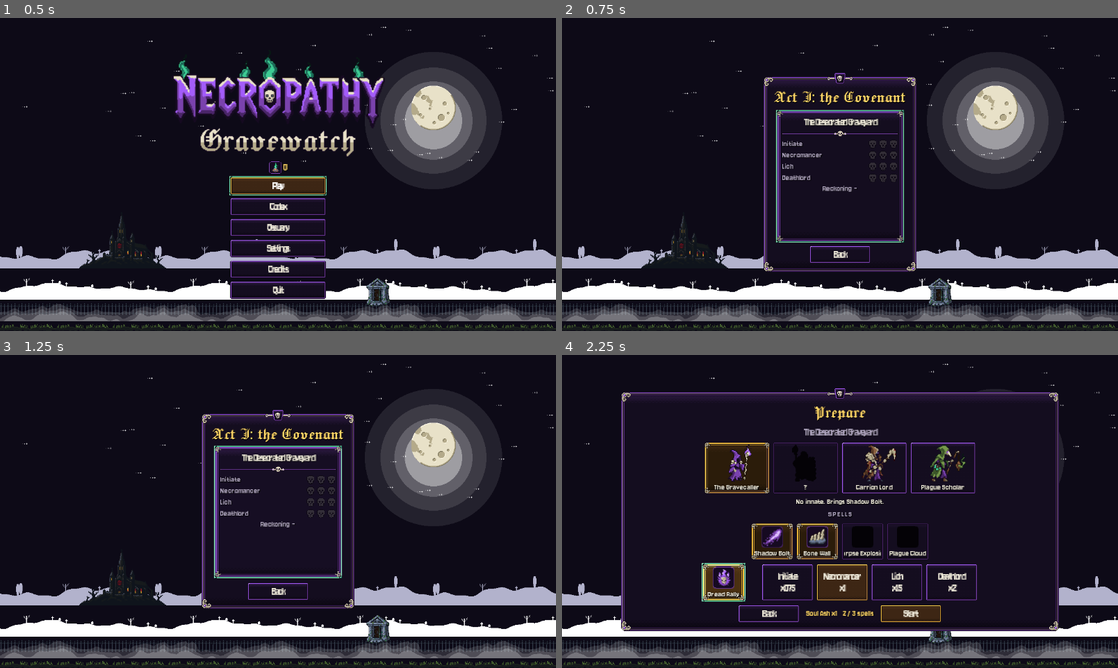
Above: before the commit, frames 1-4 (two rows, left to right).
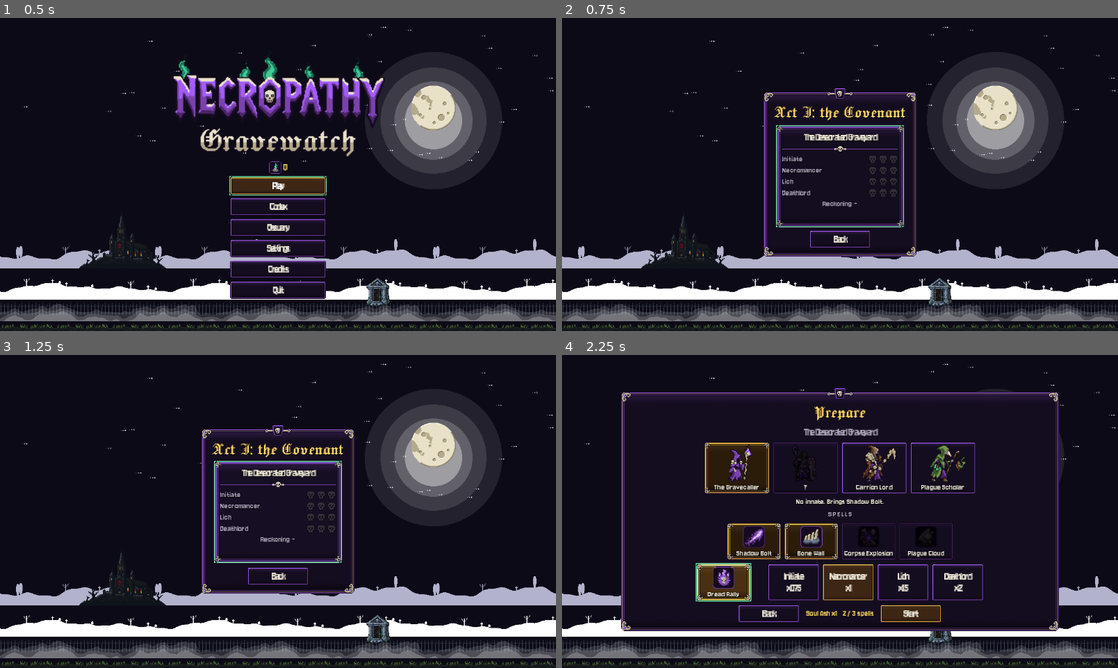
Above: after the commit, the same moments.

Repository: Smoketsu/Tower-Defence-Necropathy
Game: Godot game, scene res://scenes/main.tscn
The game is run twice, just before and just after one commit, with the same random seed, the same clock (stepped at 60 frames per second) and the same inputs.
Inputs (mouse positions are in pixels of both pictures, inside the frame that each line leads up to):
- Up to frame 1 (0.5 s): no input
- Up to frame 2 (0.75 s): click "Play" at 0.5 s
- Up to frame 3 (1.25 s): no input
- Up to frame 4 (2.25 s): click (840, 511) at 1.25 s; click (723, 583) at 2 s

Frame 1 is identical in both runs. In frame 2, 5.6% of the frame differs, in the area x 36-64%, y 17-82%; in frame 3, 5.7%; in frame 4, 3.4%.

Commit message:
Web-checked menus: compact build tiles, touch-size HUD buttons, deferred spot-menu rebuild, Ossuary fit, meta self-check
Claude-Session: https://claude.ai/code/session_011tHXK9x9pRNyPPU24vg3Po

Diff:
--- a/scripts/data/credits_data.gd
+++ b/scripts/data/credits_data.gd
@@ -42,4 +42,4 @@
 ## Pages (tab buttons): [page id, button word].
 const PAGES: Array = [["credits", "Credits"], ["licences", "Licences"]]  # TUNING (not in GDD)
 ## Size (px) of the scrolling text area.
-const AREA := Vector2(700.0, 380.0)  # TUNING (not in GDD)
+const AREA := Vector2(700.0, 340.0)  # TUNING (not in GDD)
--- a/scripts/data/menu_data.gd
+++ b/scripts/data/menu_data.gd
@@ -22,7 +22,7 @@
 const ROW_GAP: int = 10  # TUNING (not in GDD)
 
 ## Map select: size (px) of one map card.
-const MAP_CARD := Vector2(290.0, 300.0)  # TUNING (not in GDD)
+const MAP_CARD := Vector2(290.0, 230.0)  # TUNING (not in GDD)
 ## Size (px) of a skull mark on the map cards and results.
 const SKULL: float = 20.0  # TUNING (not in GDD)
 ## The 16 x 16 skull mark of the skull ratings (bone, tinted gold when earned).
@@ -33,10 +33,10 @@
 ## Pre-map setup: size (px) of a character tile, a spell / ultimate tile.
 const CHAR_TILE := Vector2(150.0, 118.0)  # TUNING (not in GDD)
 ## See CHAR_TILE.
-const SPELL_TILE := Vector2(96.0, 84.0)  # TUNING (not in GDD)
+const SPELL_TILE := Vector2(124.0, 84.0)  # TUNING (not in GDD)
 
 ## Ossuary: size (px) of an upgrade tile and of a mastery badge.
-const OSSUARY_TILE := Vector2(300.0, 104.0)  # TUNING (not in GDD)
+const OSSUARY_TILE := Vector2(300.0, 84.0)  # TUNING (not in GDD)
 ## See OSSUARY_TILE.
 const MASTERY_ICON: float = 40.0  # TUNING (not in GDD)
 
@@ -49,7 +49,7 @@
 ## Codex: tiles per row of the grid.
 const CODEX_COLUMNS: int = 8  # TUNING (not in GDD)
 ## Modulate of an entry not met yet (a dark silhouette, GDD §8.3).
-const SILHOUETTE: Color = Color(0.0, 0.0, 0.0, 0.8)  # TUNING (not in GDD)
+const SILHOUETTE: Color = Color(0.16, 0.12, 0.22, 1.0)  # TUNING (not in GDD)
 
 ## Settings tabs: [id, word].
 const SETTINGS_TABS: Array = [["audio", "Audio"], ["video", "Video"], ["controls", "Controls"], ["save", "Save"]]  # TUNING (not in GDD)
--- a/scripts/data/td_ui_data.gd
+++ b/scripts/data/td_ui_data.gd
@@ -41,3 +41,9 @@
 const BANNER_NEW: String = "violet"  # TUNING (not in GDD)
 ## See BANNER_NEW.
 const BANNER_BOSS: String = "crimson"  # TUNING (not in GDD)
+## Spot menu build tiles per row, and one tile's size (px).
+const MENU_COLUMNS: int = 3  # TUNING (not in GDD)
+## See MENU_COLUMNS.
+const MENU_TILE := Vector2(112.0, 82.0)  # TUNING (not in GDD)
+## Phones and tablets: top-bar and spell buttons are this much bigger (a thumb, GDD §9.3).
+const TOUCH_SCALE: float = 1.35  # TUNING (not in GDD)
--- a/scripts/ui/td/map_hints.gd
+++ b/scripts/ui/td/map_hints.gd
@@ -3,7 +3,8 @@
 ## selected EMPTY spot, the range ring of the tower class under the pointer /
 ## pad focus in the spot menu (SpotMenu.hover_id) and a soul-teal line to
 ## every tower a class buildable there would pair with (only the hovered
-## class's when one is hovered); plus the gamepad cursor ring (SpotCursor).
+## class's when one is hovered); a gold ring on the selected spot; the
+## gamepad cursor ring (SpotCursor).
 ## The selected tower's own ring and links stay TdGame's overlay. Textures
 ## only (range_ring / synergy_link masks), redrawn each frame while shown.
 class_name MapHints
@@ -42,6 +43,11 @@
 					draw_set_transform(s.position, d.angle(), Vector2.ONE)
 					draw_texture_rect(link, Rect2(Vector2(0, -4), Vector2(d.length(), 8)), true, Color(0.35, 0.95, 0.8, 0.9))
 					draw_set_transform(Vector2.ZERO, 0.0, Vector2.ONE)
+	if s != null and not game.over:
+		var sel := TdArt.texture("range_ring")  # The selected spot's gold ring (gold = selection).
+		if sel != null:
+			var q := TdRulesData.SPOT_PICK  # Ring radius (px).
+			draw_texture_rect(sel, Rect2(s.position - Vector2(q, q), Vector2(q, q) * 2.0), false, Color(1.0, 0.84, 0.4, 0.7))
 	if hud.cursor.active and not game.over:
 		var ring2 := TdArt.texture("range_ring")
 		if ring2 != null:
--- a/scripts/ui/td/ossuary_screen.gd
+++ b/scripts/ui/td/ossuary_screen.gd
@@ -88,8 +88,13 @@
 	col.size_flags_horizontal = Control.SIZE_EXPAND_FILL
 	col.add_theme_constant_override("separation", 0)
 	row.add_child(col)
-	col.add_child(UiTheme.tier_label(String(u["name"]), UiTheme.Tier.NAME, UiTheme.TEXT_GOLD if lv >= mx else UiTheme.TEXT))
-	col.add_child(UiTheme.tier_label("Lv %d / %d" % [lv, mx], UiTheme.Tier.BODY, UiTheme.TEXT_DIM))
+	var head := HBoxContainer.new()  # Name and level.
+	head.add_child(UiTheme.tier_label(String(u["name"]), UiTheme.Tier.NAME, UiTheme.TEXT_GOLD if lv >= mx else UiTheme.TEXT))
+	var lvl := UiTheme.tier_label("%d/%d" % [lv, mx], UiTheme.Tier.BODY, UiTheme.TEXT_DIM)
+	lvl.size_flags_horizontal = Control.SIZE_EXPAND_FILL
+	lvl.horizontal_alignment = HORIZONTAL_ALIGNMENT_RIGHT
+	head.add_child(lvl)
+	col.add_child(head)
 	col.add_child(UiTheme.para(String(u["desc"]), 150.0))
 	var b := Button.new()  # Buy.
 	b.set_meta("upgrade", id)
--- a/scripts/ui/td/prerun_setup.gd
+++ b/scripts/ui/td/prerun_setup.gd
@@ -113,6 +113,8 @@
 	var t := _tile(SpriteBank.texture(String(row["sprite"])), String(row["name"]) if open else "?", MenuData.CHAR_TILE, not open)
 	t.pressed.connect(_pick_character.bind(id))
 	t.disabled = not open
+	if not open:
+		t.tooltip_text = "Beat the boss of %s" % String(MapRegistry.get_map(String(row["unlock_after"]))["name"])
 	_tiles[id] = t
 	return t
 
--- a/scripts/ui/td/settings_screen.gd
+++ b/scripts/ui/td/settings_screen.gd
@@ -34,7 +34,7 @@
 		_tabs[t[0]] = button(tabs, String(t[1]), _show.bind(String(t[0])))
 	b.add_child(UiTheme.divider())
 	_page = VBoxContainer.new()
-	_page.custom_minimum_size = Vector2(MenuData.SETTINGS_LABEL_W + MenuData.SLIDER_W + 80.0, 300.0)
+	_page.custom_minimum_size = Vector2(MenuData.SETTINGS_LABEL_W + MenuData.SLIDER_W + 80.0, 260.0)
 	_page.add_theme_constant_override("separation", 8)
 	b.add_child(_page)
 	_show("audio")
--- a/scripts/ui/td/spot_menu.gd
+++ b/scripts/ui/td/spot_menu.gd
@@ -23,6 +23,8 @@
 var hover_id: String = ""
 ## True: the first button grabs the focus after each build (gamepad).
 var pad_focus: bool = false
+## True while a rebuild is queued for the end of the frame.
+var _pending: bool = false
 
 
 func _ready() -> void:
@@ -32,8 +34,18 @@
 
 
 ## Shows the menu for TdGame.selected (hides it when none), rebuilding it
-## when what it shows changed.
+## when what it shows changed. Deferred to the end of the frame, so a button
+## is never freed inside its own pressed signal.
 func refresh() -> void:
+	if not _pending:
+		_pending = true
+		_rebuild.call_deferred()
+
+
+func _rebuild() -> void:
+	_pending = false
+	if not is_inside_tree():
+		return
 	var s := game.selected  # The selected spot.
 	if s == null or game.over:
 		visible = false
@@ -64,7 +76,8 @@
 
 
 ## Puts the menu beside spot `s`, kept on screen, on the side (right, left,
-## below, above) that covers the fewest other spots (ties: that order).
+## below, above, then the diagonals) that covers the fewest other spots
+## (ties: that order).
 func _place(s: Spot) -> void:
 	if not is_instance_valid(s) or game.selected != s:
 		return
@@ -75,24 +88,39 @@
 	reset_size()
 	var off := TdUiData.MENU_OFFSET  # Gap from the spot.
 	var tries: Array[Vector2] = [Vector2(p.x + off, p.y - size.y * 0.5), Vector2(p.x - off - size.x, p.y - size.y * 0.5),
-		Vector2(p.x - size.x * 0.5, p.y + off), Vector2(p.x - size.x * 0.5, p.y - off - size.y)]  # Candidate top-left corners.
+		Vector2(p.x - size.x * 0.5, p.y + off), Vector2(p.x - size.x * 0.5, p.y - off - size.y),
+		Vector2(p.x + off, p.y + off), Vector2(p.x - off - size.x, p.y + off),
+		Vector2(p.x + off, p.y - off - size.y), Vector2(p.x - off - size.x, p.y - off - size.y)]  # Candidate top-left corners: sides, then diagonals.
 	var best := Vector2.ZERO  # Chosen corner.
 	var best_n := 1 << 30  # Spots it covers.
 	for c: Vector2 in tries:
-		var r := Rect2(Vector2(clampf(c.x, 4.0, vp.x - size.x - 4.0), clampf(c.y, TdUiData.TOP_BAR_H + 4.0, vp.y - size.y - 4.0)), size)  # On screen.
-		var n := 0  # Covered spots (the spot itself counts heavily).
+		var r := Rect2(Vector2(clampf(c.x, 4.0, vp.x - size.x - 4.0), clampf(c.y, TdUiData.TOP_BAR_H * TdHud._touch() + 4.0, vp.y - size.y - 4.0)), size)  # On screen.
+		var n := 0  # Covered spots (the spot itself counts heavily), plus the spell bar.
 		for o: Spot in game.spots:
 			if r.grow(pick).has_point(xf * o.position):
 				n += 1000 if o == s else 1
+		var bar_w := (TdUiData.SPELL_BUTTON + 8.0) * 6.0  # Room of the spell bar (up to five buttons and a gap).
+		if r.intersects(Rect2((vp.x - bar_w) * 0.5, vp.y - TdUiData.SPELL_BUTTON - TdUiData.SPELL_BAR_MARGIN * 2.0, bar_w, vp.y)):
+			n += 3
 		if n < best_n:
 			best_n = n
 			best = r.position
 	position = best
 	if pad_focus:
-		for c: Node in get_child(0).get_children():
-			if c is Button and not (c as Button).disabled:
-				(c as Button).grab_focus()
-				break
+		var first := _first_button(get_child(0))  # First enabled button.
+		if first != null:
+			first.grab_focus()
+
+
+## The first enabled Button under `n` (depth first), or null.
+func _first_button(n: Node) -> Button:
+	for c: Node in n.get_children():
+		if c is Button and not (c as Button).disabled:
+			return c as Button
+		var b := _first_button(c)
+		if b != null:
+			return b
+	return null
 
 
 ## A menu button with icon texture `tex`, text and callback.
@@ -113,24 +141,50 @@
 
 func _build_empty(box: VBoxContainer, s: Spot) -> void:
 	box.add_child(UiTheme.tier_label("Grave plot" if s.kind == "plot" else "Road post", UiTheme.Tier.LABEL, UiTheme.TEXT_DIM))
+	var grid := GridContainer.new()  # Compact tiles (icon, name, cost) so the menu covers few spots.
+	grid.columns = TdUiData.MENU_COLUMNS
+	grid.mouse_filter = Control.MOUSE_FILTER_IGNORE
+	box.add_child(grid)
 	for id: String in TowerData.ORDER:
 		var row: Dictionary = TowerData.TOWERS[id]
 		if String(row["spot"]) != s.kind:
 			continue
 		var joins := _would_join(id, s)  # Synergy names it would form here.
-		var text := "%s  %d" % [String(row["name"]), int(row["cost"])]  # Name and cost.
-		if not joins.is_empty():
-			text += "  + " + ", ".join(joins)
 		var can := game.economy.can_afford(int(row["cost"]))  # Affordable now.
-		var b := _button(box, SpriteBank.texture("icons/" + String(row["icon"])), text, _do_build.bind(s, id), "soul" if can else "")
-		_afford(b, can)
+		var b := Button.new()  # The tile.
+		b.custom_minimum_size = TdUiData.MENU_TILE
+		b.focus_mode = Control.FOCUS_ALL if pad_focus else Control.FOCUS_NONE
+		b.pressed.connect(_do_build.bind(s, id))
+		if can:
+			UiTheme.style_button(b, "button", "soul")
+		b.disabled = not can
+		var col := VBoxContainer.new()  # Icon, name, cost.
+		col.set_anchors_and_offsets_preset(Control.PRESET_FULL_RECT, Control.PRESET_MODE_MINSIZE, 3)
+		col.mouse_filter = Control.MOUSE_FILTER_IGNORE
+		col.add_theme_constant_override("separation", 0)
+		col.alignment = BoxContainer.ALIGNMENT_CENTER
+		b.add_child(col)
+		var ic := MenuScreen.icon_rect(SpriteBank.texture("icons/" + String(row["icon"])), TdUiData.MENU_ICON)
+		ic.size_flags_horizontal = Control.SIZE_SHRINK_CENTER
+		ic.modulate = Color.WHITE if can else Color(0.6, 0.6, 0.6)
+		col.add_child(ic)
+		var nm := UiTheme.tier_label(("+ " if not joins.is_empty() else "") + String(row["name"]), UiTheme.Tier.BODY, UiTheme.TEXT_GOLD if not joins.is_empty() else UiTheme.TEXT)
+		nm.horizontal_alignment = HORIZONTAL_ALIGNMENT_CENTER
+		nm.clip_text = true
+		col.add_child(nm)
+		var cost := UiTheme.tier_label(str(int(row["cost"])), UiTheme.Tier.BODY, MenuData.TEAL if can else MenuData.CRIMSON)
+		cost.horizontal_alignment = HORIZONTAL_ALIGNMENT_CENTER
+		col.add_child(cost)
 		b.mouse_entered.connect(func() -> void: hover_id = id)
 		b.focus_entered.connect(func() -> void: hover_id = id)
 		b.mouse_exited.connect(func() -> void: hover_id = "")
-		var hints: Array[String] = []  # Every synergy this class can join (tooltip).
+		var hints: Array[String] = [String(row["name"])]  # Name, then every synergy this class can join (tooltip).
+		if not joins.is_empty():
+			hints.append("Forms here: " + ", ".join(joins))
 		for sid: String in Synergies.hints_for(id):
 			hints.append(String(SynergyData.SYNERGIES[sid]["hint"]))
 		b.tooltip_text = "\n".join(hints)
+		grid.add_child(b)
 
 
 ## Enables `b` when affordable (soul-teal text), else dims it with a crimson cost.
--- a/scripts/ui/td/td_hud.gd
+++ b/scripts/ui/td/td_hud.gd
@@ -85,6 +85,11 @@
 	_refresh()
 
 
+## Size multiplier of the tappable HUD buttons (TdUiData.TOUCH_SCALE on phones / tablets).
+static func _touch() -> float:
+	return TdUiData.TOUCH_SCALE if TouchSupport.is_mobile() else 1.0
+
+
 ## An icon (TdArt role) as a TextureRect.
 func _icon(role: String) -> TextureRect:
 	var r := TextureRect.new()  # The icon.
@@ -101,7 +106,7 @@
 	b.text = text
 	b.icon = TdArt.texture(role) if role != "" else null
 	b.focus_mode = Control.FOCUS_NONE
-	b.custom_minimum_size = TdUiData.TOP_BUTTON
+	b.custom_minimum_size = TdUiData.TOP_BUTTON * _touch()
 	b.pressed.connect(cb)
 	return b
 
@@ -152,7 +157,7 @@
 		var b := SpellButton.new()  # One spell slot.
 		b.icon_key = String(SpellData.SPELLS[game.caster.loadout[i]]["icon"])
 		b.tooltip_text = String(SpellData.SPELLS[game.caster.loadout[i]]["name"])
-		b.custom_minimum_size = Vector2(TdUiData.SPELL_BUTTON, TdUiData.SPELL_BUTTON)
+		b.custom_minimum_size = Vector2(TdUiData.SPELL_BUTTON, TdUiData.SPELL_BUTTON) * _touch()
 		b.focus_mode = Control.FOCUS_NONE
 		b.pressed.connect(_arm.bind(i))
 		bar.add_child(b)
@@ -161,7 +166,7 @@
 	_ult.icon_key = String(SpellData.ULTIMATE["icon"])
 	_ult.tooltip_text = String(SpellData.ULTIMATE["name"])
 	_ult.is_ultimate = true
-	_ult.custom_minimum_size = Vector2(TdUiData.SPELL_BUTTON, TdUiData.SPELL_BUTTON)
+	_ult.custom_minimum_size = Vector2(TdUiData.SPELL_BUTTON, TdUiData.SPELL_BUTTON) * _touch()
 	_ult.focus_mode = Control.FOCUS_NONE
 	_ult.pressed.connect(func() -> void: game.caster.cast_ultimate())
 	UiTheme.style_button(_ult, "button", "gold")
@@ -270,6 +275,9 @@
 	if game.over or root.has_node("PauseMenu"):
 		return
 	game.set_paused(true)
+	game.selected = null  # The spot menu closes under the pause card.
+	game.armed = -1
+	menu.refresh()
 	var p := PauseMenu.new()  # The pause overlay.
 	p.name = "PauseMenu"
 	p.game = game
--- /dev/null
+++ b/tools/meta_check.gd
@@ -0,0 +1,33 @@
+## MetaCheck: a headless self-check of the meta and character paths (Meta
+## purchases / refunds and map unlocks, CharacterModifiers loadout and spell
+## boosts, MetaModifiers.set_max()). Run:
+##   godot --headless tools/meta_check.tscn -- --autotest
+## (--autotest keeps it off user://). Prints META CHECK OK and exits 0, else 1.
+extends Node
+
+
+func _ready() -> void:
+	var ok := true  # All checks passed.
+	Meta.load_save()
+	Meta.data["ash"]["ash"] = 1000
+	ok = ok and Meta.buy("start_souls") and Meta.level("start_souls") == 1 and Meta.ash() == 940
+	ok = ok and MetaModifiers.start_souls(150) == 165
+	Meta.data["ash"]["ash"] = 500
+	ok = ok and not Meta.buy("spell_slot")  # 700 > 500: refused.
+	Meta.data["ash"]["ash"] = 2000
+	ok = ok and Meta.buy("spell_slot") and MetaModifiers.spell_slots() == 4 and not Meta.buy("spell_slot")
+	Meta.refund_all()
+	ok = ok and Meta.ash() == 2000 - 700 + 60 + 700 and MetaModifiers.bonuses.is_empty() and MetaModifiers.spell_slots() == 3
+	ok = ok and Meta.map_open(MapRegistry.DEFAULT_ID)
+	CharacterModifiers.current = "gravecaller"
+	var base: Array[String] = ["shadow_bolt", "bone_wall", "corpse_explosion"]
+	ok = ok and CharacterModifiers.loadout(base) == base and CharacterModifiers.spell_row("shadow_bolt", SpellData.SPELLS["shadow_bolt"]) == SpellData.SPELLS["shadow_bolt"]
+	CharacterModifiers.current = "plague_scholar"
+	ok = ok and CharacterModifiers.loadout(base) == ["plague_cloud", "shadow_bolt", "bone_wall"]
+	ok = ok and is_equal_approx(CharacterModifiers.cooldown_mult("plague_cloud"), 0.9 * 0.85) and is_equal_approx(CharacterModifiers.cooldown_mult("bone_wall"), 0.9)
+	CharacterModifiers.current = "barrow_warden"
+	ok = ok and is_equal_approx(float(CharacterModifiers.spell_row("bone_wall", SpellData.SPELLS["bone_wall"])["duration"]), 5.0 * 1.3)
+	MetaModifiers.set_max()
+	ok = ok and MetaModifiers.spell_slots() == 4 and MetaModifiers.masteries.size() == TowerData.TOWERS.size()
+	print("META CHECK OK" if ok else "META CHECK FAILED")
+	get_tree().quit(0 if ok else 1)
--- /dev/null
+++ b/tools/meta_check.tscn
@@ -0,0 +1,6 @@
+[gd_scene load_steps=2 format=3]
+
+[ext_resource type="Script" path="res://tools/meta_check.gd" id="1"]
+
+[node name="MetaCheck" type="Node"]
+script = ExtResource("1")
